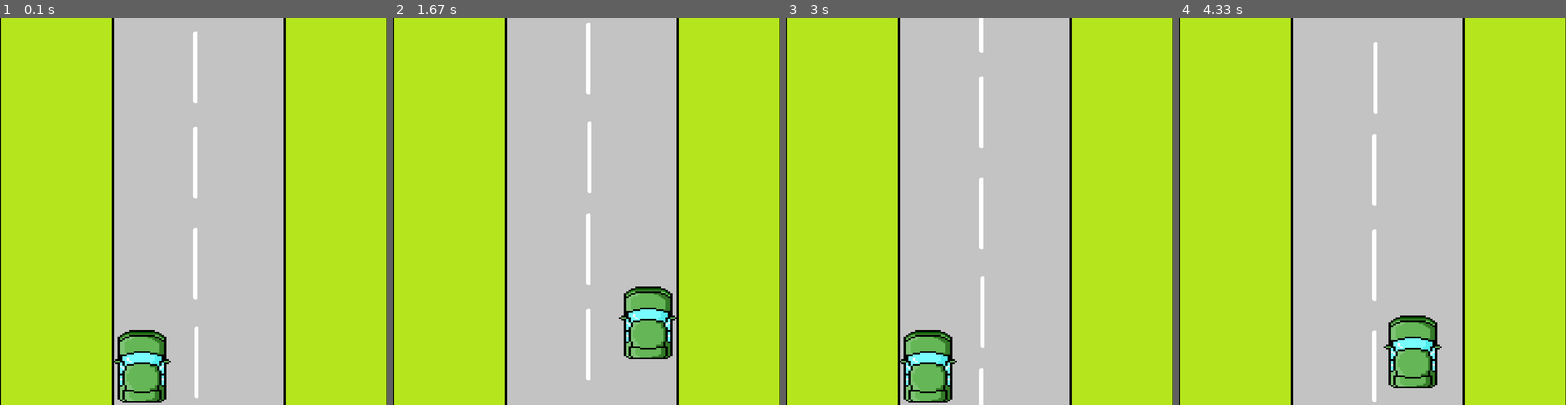
Above: before the commit, frames 1-4 (left to right).
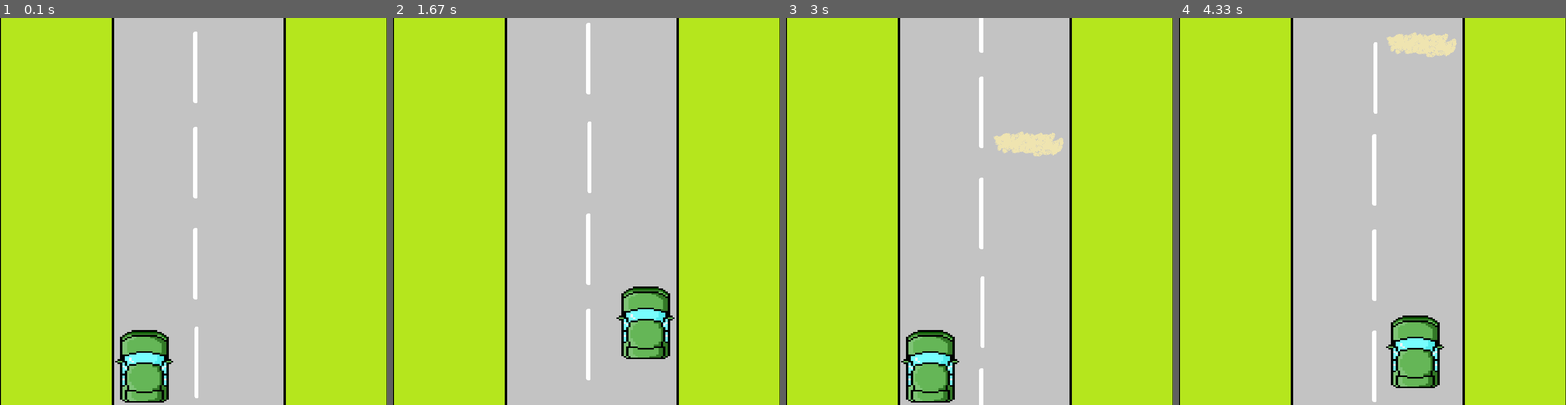
Above: after the commit, the same moments.

Repository: NedzadDonlagic04/pygame-car-driving-game-2
Game: pygame game, started from main.py
The game is run twice, just before and just after one commit, with the same random seed, the same clock (stepped at 60 frames per second) and the same inputs.
Inputs:
- Up to frame 1 (0.1 s): no input
- Up to frame 2 (1.67 s): hold Right 0.33-0.8 s; hold Up 0.83-1.13 s; hold Right 1.17-1.63 s
- Up to frame 3 (3 s): hold Left 1.67-2.2 s; hold Down 2.23-2.53 s; hold Left 2.57-2.97 s
- Up to frame 4 (4.33 s): hold Up 3-3.37 s; hold Right 3.4-4.03 s; hold Down from 4.07 s (still down)

The runs differ from the first frame. In frame 1, 1.0% of the frame differs, in the area x 29-45%, y 80-100%; in frame 2, 1.0%; in frame 3, 1.8%; in frame 4, 1.8%, in the area x 52-72%, y 3-96%.

Commit message:
Added and implemented obstacle and hp system
Obstacles with collision detection and hp
system with a simple print to show it for now.

Diff:
--- a/classes.py
+++ b/classes.py
@@ -1,4 +1,10 @@
 import pygame
+import random
+
+# Represents pixel values used for placement of images
+# on the road
+LEFT_START = 238
+RIGHT_START = 582
 
 class MyClock:
     def __init__(self, fps) -> None:
@@ -25,22 +31,31 @@
             self.movableY = 0
 
 class Player(pygame.sprite.Sprite):
-    def __init__(self, width, height) -> None:
+    CAR_SCALE = (120, 150)
+    OFFSET_CAR = 5
+
+    HEALTH = 100
+
+    def __init__(self, height) -> None:
         super().__init__()
-        CAR_SCALE = (120, 150)
-        OFFSET_CAR = 5
 
         self.image = pygame.image.load('./img/player.png').convert_alpha()
-        self.image = pygame.transform.scale(self.image, CAR_SCALE)
+        self.image = pygame.transform.scale(self.image, self.CAR_SCALE)
 
-        self.RIGHT_BORDER = width - 213
-        self.LEFT_BORDER = 233
-        self.TOP_BORDER = OFFSET_CAR
-        self.BOTTOM_BORDER = height - OFFSET_CAR
+        self.RIGHT_BORDER = RIGHT_START
+        self.LEFT_BORDER = LEFT_START
+        self.TOP_BORDER = self.OFFSET_CAR
+        self.BOTTOM_BORDER = height - self.OFFSET_CAR
 
         self.SPEED = 5
 
         self.rect = self.image.get_rect( bottomleft = (self.LEFT_BORDER, self.BOTTOM_BORDER) )
+
+    def onHit(self, damage):
+        self.HEALTH -= damage
+
+        if self.HEALTH > 100:
+            self.HEALTH = 100
 
     def update(self) -> None:
         keys = pygame.key.get_pressed()
@@ -67,3 +82,75 @@
 
     def draw(self, screen) -> None:
         screen.blit(self.image, self.rect)
+
+class Obstacles(pygame.sprite.Sprite):
+    # Constants used to represent obstacles
+    ROCKS = 1
+    SAND = 2
+    OIL = 3
+    FUEL = 4
+
+    # Constants used to represent amount of obstacles
+    AMOUNT = [3, 5, 6, 4]
+    CURRENT_AMOUNT = AMOUNT.copy()
+
+    # Constants used to represent damage dealt to car
+    ON_HIT = [25, 10, 15, -20]
+
+    FUEL_SCALE = (100, 100)
+
+    def __init__(self, height) -> None:
+        super().__init__()
+
+        self.OBSTACLE = self.generateRandomObstacle()
+
+        self.image = pygame.image.load(f'./img/obstacle_{self.OBSTACLE}.png').convert_alpha()
+
+        if self.OBSTACLE == 4:
+            self.image = pygame.transform.scale(self.image, self.FUEL_SCALE)
+
+        self.rect = self.generateSpawnSide()
+
+        self.HEIGHT = height
+        self.SPEED = 5
+
+    def generateSpawnSide(self):
+        side = random.choice([0, 1])
+
+        if side == 0:
+            return self.image.get_rect( topleft = (LEFT_START, -self.image.get_height()) )
+
+        return self.image.get_rect( topright = (RIGHT_START, -self.image.get_height()))
+
+    def restockObstacles(self):
+        for amount in self.CURRENT_AMOUNT:
+            if amount != 0:
+                return
+
+        self.CURRENT_AMOUNT = self.AMOUNT.copy()
+
+    def generateRandomObstacle(self):
+        self.restockObstacles()
+
+        choice = random.choice([self.ROCKS, self.SAND, self.OIL, self.FUEL])
+
+        while self.CURRENT_AMOUNT[choice - 1] == 0:
+            choice = random.choice([self.ROCKS, self.SAND, self.OIL, self.FUEL])
+
+        self.CURRENT_AMOUNT[choice - 1] -= 1
+
+        return choice
+
+
+    def update(self, player=None) -> None:
+        if player:
+            player.onHit(self.ON_HIT[self.OBSTACLE - 1])
+            return
+
+        self.rect.top += self.SPEED
+
+        if self.rect.top > self.HEIGHT:
+            self.kill()
+
+    def draw(self, screen) -> None:
+        screen.blit(self.image, self.rect)
--- a/main.py
+++ b/main.py
@@ -16,7 +16,11 @@
 
         self.BACKGROUND = BackgroundImage(width, height)
 
-        self.PLAYER = Player(width, height)
+        self.PLAYER = Player(height)
+
+        self.obstacles = pygame.sprite.Group()
+        self.obstaclesSpawnTime = 2000
+        self.obstacleCurrentTime = 0
 
     def quit(self) -> None:
         pygame.quit()
@@ -30,8 +34,26 @@
 
             self.BACKGROUND.draw(self.SCREEN)
 
+            if pygame.time.get_ticks() - self.obstacleCurrentTime > self.obstaclesSpawnTime:
+                self.obstacles.add( Obstacles(self.HEIGHT) )
+                self.obstacleCurrentTime = pygame.time.get_ticks()
+
+            self.obstacles.update()
+            self.obstacles.draw(self.SCREEN)
+
+            # Used for player damage detection
+            obstacle = pygame.sprite.spritecollide(self.PLAYER, self.obstacles, True)
+            if obstacle:
+                for ob in obstacle:
+                    ob.update(self.PLAYER)
+
+            print(self.PLAYER.HEALTH)
+
             self.PLAYER.update()
             self.PLAYER.draw(self.SCREEN)
+
+            if self.PLAYER.HEALTH <= 0:
+                self.quit()
 
             pygame.display.update()
             self.CLOCK.tick()
